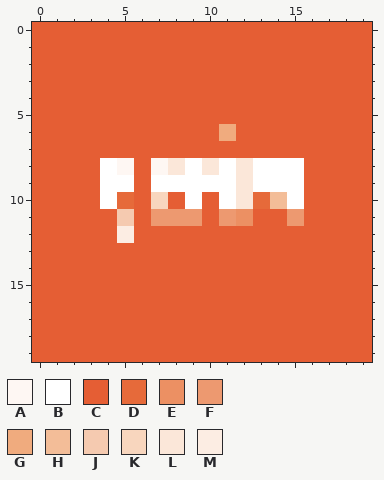
A pixel-art sprite gets an edit: SiparisKullanici/Assets.xcassets/AppIcon.appiconset/20.png. The picture above is the old version.
The file is 20x20 pixels. Colours within 5 levels of each other are drawn and written as one.
Palette (. is transparent): A #fef7f3  B #ffffff  C #e55e34  D #e66a3a  E #ec9063  F #ed9970  G #f0ab7e  H #f3bd98  J #f5cab0  K #f8d6be  L #fbe7d9  M #fcede3
After:
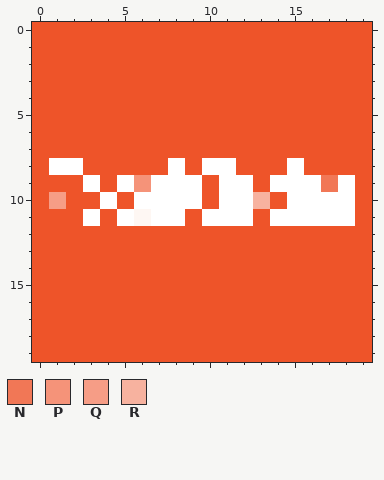
Colours new in this view: N #f17756  P #f59379  Q #f69d86  R #f7b29f
The edit:
colour C: #e55e34 -> #ee5429
y 6: x 11 G -> C
y 8: x 1..2 CC -> BB; x 4..5 BA -> CC; x 7..10 ALBL -> CBCB; x 12..14 LBB -> CCC
y 9: x 3..4 CB -> BC; x 6 C -> P; x 10 B -> C; x 12..13 LB -> BC; x 16..18 CCC -> BNB
y 10: x 1 C -> Q; x 5..8 DCKC -> CBBB; x 12..14 LDH -> BRC; x 16..18 CCC -> BBB
y 11: x 3 C -> B; x 5..12 JCFFFCFE -> BABBCBBB; x 14..18 CFCCC -> BBBBB
y 12: x 5 M -> C
Where, in picture pixels (left, top, right, bottom), the same in both pictures:
changed: (32, 22, 372, 362)
